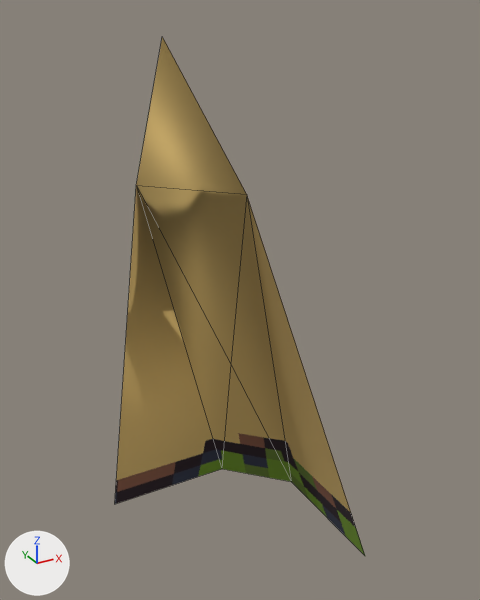
One commit to the glTF model projects/TurnBasedWarfare/resources/models/atom_three_base_grass.glb: the scene before it, then after it.
One viewpoint serves both versions: a 50 mm lens placed at (0.22, 0.004, 0.485), pointed at (0.478, 0.472, 0.251). Arrows for +X, +Y and +Z are at lower left; the lights stay in place. Mesh edges are drawn as thin lines. Vertices at the same position are counted once.

The first picture shows 'land_one.001'.
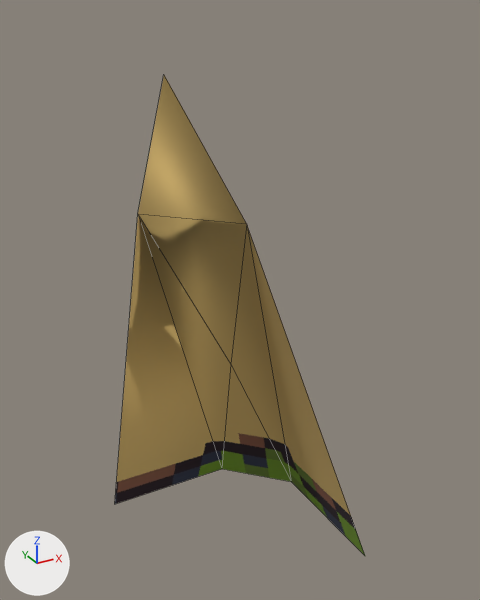
Location of each change, [x1, y1, x2, y2] in pixels of the pictures (480 x 600 px):
```json
{"object": "land_one.001", "change": "reshaped", "before": [115, 37, 365, 555], "after": [115, 75, 365, 555], "on screen": "7% shorter"}
```

Scene script edits in JSON lines:
```json
{"block": "me_tmpnzngzywn_ply_003", "where": "me_tmpnzngzywn_ply_003.from_pydata(...)  # 8 vertices, 7 faces; spans x 0.375..0.562, y 0.375..0.562, z 0.0..0.47"}
{"block": "me_tmpnzngzywn_ply_003", "where": "# used by ob_land_one_001; location = (0.0, 0.0, 0.0)"}
{"block": "me_tmpnzngzywn_ply_003", "where": "# before: 1 (0.375, 0.433, 0.373) at pixel (136, 185), 3 (0.43, 0.375, 0.373) at pixel (246, 194), 7 (0.375, 0.375, 0.47) at pixel (162, 36)"}
{"block": "me_tmpnzngzywn_ply_003", "change": "me_tmpnzngzywn_ply_003 part 1"}
{"op": "add", "block": "me_tmpnzngzywn_ply_003", "code": "for i in [1, 3, 7]: me_tmpnzngzywn_ply_003.vertices[i].co += Vector((0.0, 0.0, -0.02))"}
```
